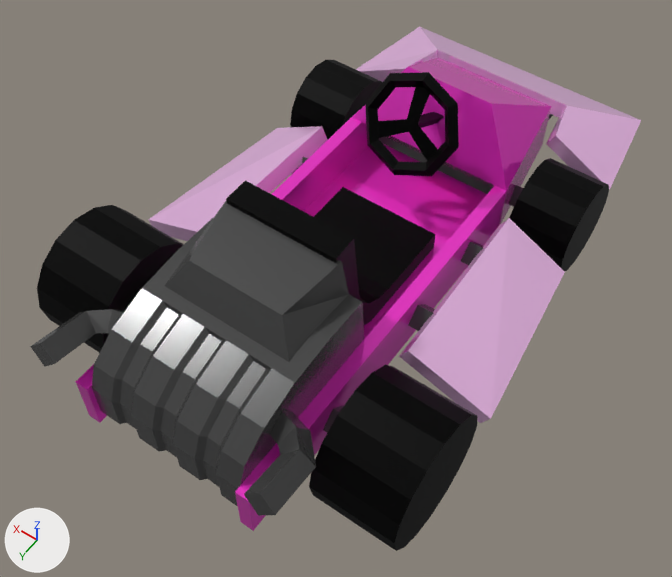
Renders of the Blender file assets/vehicles/kart/kart.blend from each side of a commit.
One viewpoint serves both versions: a 50 mm lens placed at (-9.46, 14.9, 20.33), pointed at (-0.23, 1.98, 0.02). The lights are fixed; the arrows at lower left show +X, +Y and +Z.

The older version as bpy lines, for what is in view:
```python
ob_kart = bpy.data.objects.new('Kart', me_plane)
ob_kart.location = (0.0, -8.35, 0.0)
ob_steer = bpy.data.objects.new('Steer', me_torus)
ob_steer.location = (0.0, -1.85, 3.09)
ob_steer.rotation_euler = (-1.079, 0.0, 0.0)  # degrees (-62, 0, 0)
ob_steer.scale = (1.3, 1.3, 1.3)
ob_wheel = bpy.data.objects.new('Wheel', me_cylinder_001)
ob_wheel.location = (-3.92, -4.04, 0.0)
ob_wheel.scale = (1.43, 1.43, 1.43)
ob_wheel_001 = bpy.data.objects.new('Wheel.001', me_cylinder_002)
ob_wheel_001.location = (-4.47, 5.51, 0.4)
ob_wheel_001.scale = (1.83, 1.83, 1.83)
ob_wheel_002 = bpy.data.objects.new('Wheel.002', me_cylinder_003)
ob_wheel_002.location = (3.92, -4.04, 0.0)
ob_wheel_002.scale = (-1.43, 1.43, 1.43)
ob_wheel_003 = bpy.data.objects.new('Wheel.003', me_cylinder_004)
ob_wheel_003.location = (4.47, 5.51, 0.4)
ob_wheel_003.scale = (-1.83, 1.83, 1.83)
```
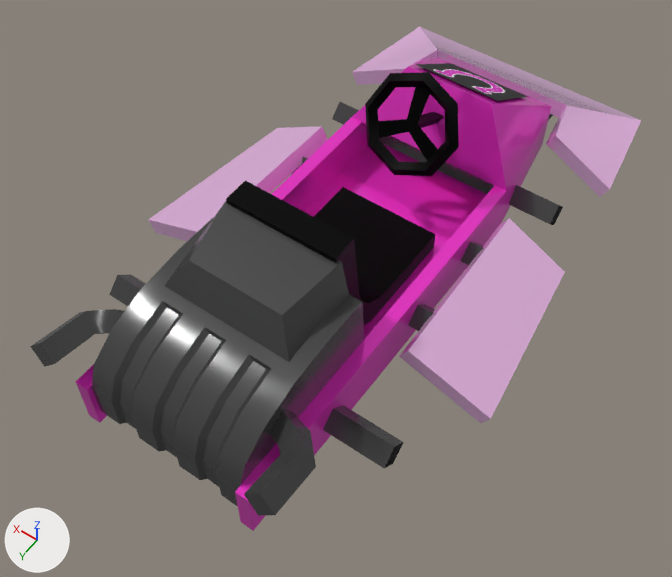
Commit message: Added generic vehicle wheel code

What differs and where, as boxes [x1, y1, x2, y2] in the pictures (672 x 577 px):
'Kart', reshaped, modifiers changed
    both: [30, 27, 641, 531]
'Wheel.001', hidden (black)
    before: [309, 365, 478, 551]
'Wheel.003', hidden (black)
    before: [37, 205, 184, 353]
'Wheel', hidden (black)
    before: [509, 158, 609, 271]
'Wheel.002', hidden (black)
    before: [290, 60, 383, 139]
part 1 of me_plane, added
    after: [416, 63, 528, 101]

Patch to the scene script:
```diff
--- a/assets/vehicles/kart/kart.blend.py
+++ b/assets/vehicles/kart/kart.blend.py
@@ me_plane @@
 # verts and faces of me_plane; kept vertices keep their numbers, new ones are numbered from 298
-me_plane.from_pydata(...)  # 298 vertices, 226 faces; spans x -5.8..5.8, y -1.0..17.4, z -0.4..4.2
+me_plane.from_pydata(...)  # 302 vertices, 227 faces; spans x -5.8..5.8, y -1.0..17.4, z -0.4..4.2
+# me_plane part 1
+verts[298] = (-1.4, 1.8, 1.5)  # pixel (528, 96)
+verts[299] = (1.4, 1.8, 1.5)  # pixel (451, 63)
+verts[300] = (-1.4, 4.1, 3.0)  # pixel (497, 100)
+verts[301] = (1.4, 4.1, 3.0)  # pixel (415, 64)
+faces += [(298, 299, 301, 300)]  # mat_emblem (picture img_emblem_png)
+# me_plane part 2: the surface is now shaded smooth
 me_plane.materials.append(mat_board)
@@ me_plane @@
 me_plane.materials.append(mat_metal)
+me_plane.materials.append(mat_emblem)  # picture img_emblem_png
@@ me_cylinder_001 @@
 me_cylinder_001.from_pydata(...)  # 32 vertices, 18 faces; spans x -0.65..0.65, y -1.0..1.0, z -1.0..1.0
 # used by ob_wheel; location = (-3.92, -4.04, 0.0); scale = (1.43, 1.43, 1.43)
+# me_cylinder_001 part 3: edges marked sharp go from 0 to 32
 me_cylinder_001.materials.append(mat_wheel)
@@ me_cylinder_002 @@
 me_cylinder_002.from_pydata(...)  # 32 vertices, 18 faces; spans x -0.65..0.65, y -1.0..1.0, z -1.0..1.0
 # used by ob_wheel_001; location = (-4.47, 5.51, 0.4); scale = (1.83, 1.83, 1.83)
+# me_cylinder_002 part 4: edges marked sharp go from 0 to 32
 me_cylinder_002.materials.append(mat_wheel)
@@ me_cylinder_003 @@
 me_cylinder_003.from_pydata(...)  # 32 vertices, 18 faces; spans x -0.65..0.65, y -1.0..1.0, z -1.0..1.0
 # used by ob_wheel_002; location = (3.92, -4.04, 0.0); scale = (-1.43, 1.43, 1.43)
+# me_cylinder_003 part 5: edges marked sharp go from 0 to 32
 me_cylinder_003.materials.append(mat_wheel)
@@ me_cylinder_004 @@
 me_cylinder_004.from_pydata(...)  # 32 vertices, 18 faces; spans x -0.65..0.65, y -1.0..1.0, z -1.0..1.0
 # used by ob_wheel_003; location = (4.47, 5.51, 0.4); scale = (-1.83, 1.83, 1.83)
+# me_cylinder_004 part 6: edges marked sharp go from 0 to 32
 me_cylinder_004.materials.append(mat_wheel)
@@ ob_kart @@
 ob_kart.location = (0.0, -8.35, 0.0)
+_m = ob_kart.modifiers.new('EdgeSplit', 'EDGE_SPLIT')
+_m.split_angle = 0.611
@@ ob_wheel @@
 ob_wheel.scale = (1.43, 1.43, 1.43)
+ob_wheel.hide_set(True)
@@ ob_wheel_001 @@
 ob_wheel_001.scale = (1.83, 1.83, 1.83)
+ob_wheel_001.hide_set(True)
@@ ob_wheel_002 @@
 ob_wheel_002 = bpy.data.objects.new('Wheel.002', me_cylinder_003)
-ob_wheel_002.location = (3.92, -4.04, 0.0)
-ob_wheel_002.scale = (-1.43, 1.43, 1.43)
+ob_wheel_002.location = (4.47, 5.51, 0.4)
+ob_wheel_002.scale = (1.83, 1.83, 1.83)
+ob_wheel_002.hide_set(True)
@@ ob_wheel_003 @@
 ob_wheel_003 = bpy.data.objects.new('Wheel.003', me_cylinder_004)
-ob_wheel_003.location = (4.47, 5.51, 0.4)
-ob_wheel_003.scale = (-1.83, 1.83, 1.83)
+ob_wheel_003.location = (3.92, -4.04, 0.0)
+ob_wheel_003.scale = (1.43, 1.43, 1.43)
+ob_wheel_003.hide_set(True)
@@ ob_steer @@
 ob_steer.scale = (1.3, 1.3, 1.3)
+_m = ob_steer.modifiers.new('EdgeSplit', 'EDGE_SPLIT')
+_m.split_angle = 0.873
```
